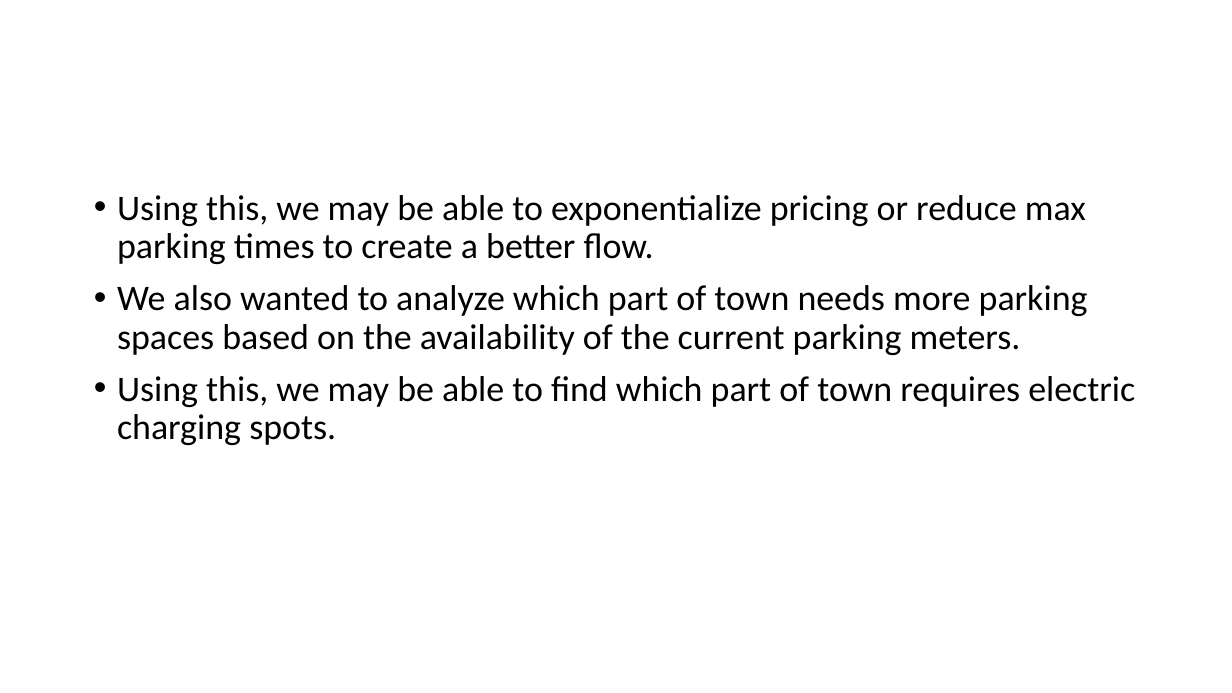
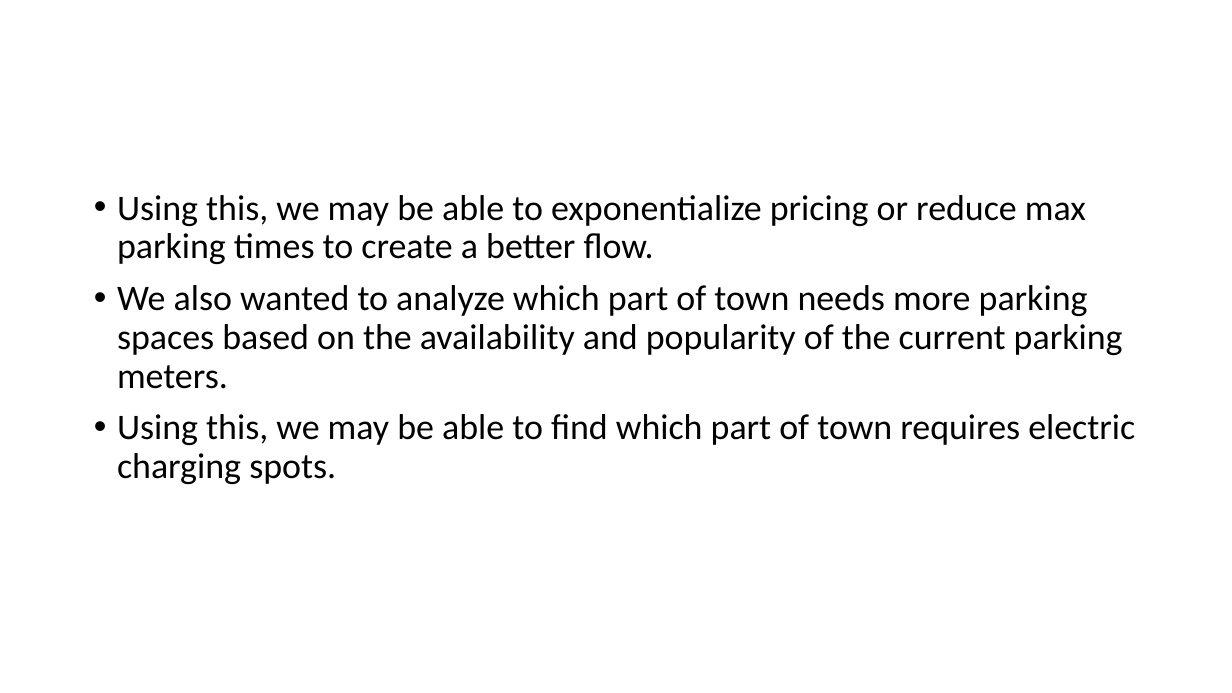
Before and after one commit to BigDataForSanDiego/2019-Team-101, a slide deck: slide 9 of Team World Wide.pptx (slide 8 before the commit). Drawn at 1232x693 pixels with LibreOffice and Linux fonts; fonts in the diff are those of the drawing. Boxes give left, top, right and bottom in pixels: in the first picture for what was removed or moved away, otherwise in the second. Text is boxed around its words. In the diff, an @@ line names an element or a change of style, - is before the commit and + after.

```diff
--- a/Team World Wide.pptx
+++ b/Team World Wide.pptx
@@ text at (117,285,1123,389): text changed @@
-• We also wanted to analyze which part of town needs more parking spaces based on the availability of the current parking meters.
+• We also wanted to analyze which part of town needs more parking spaces based on the availability and popularity of the current parking meters.
```
Also in this commit, not shown: 1 slide added.
